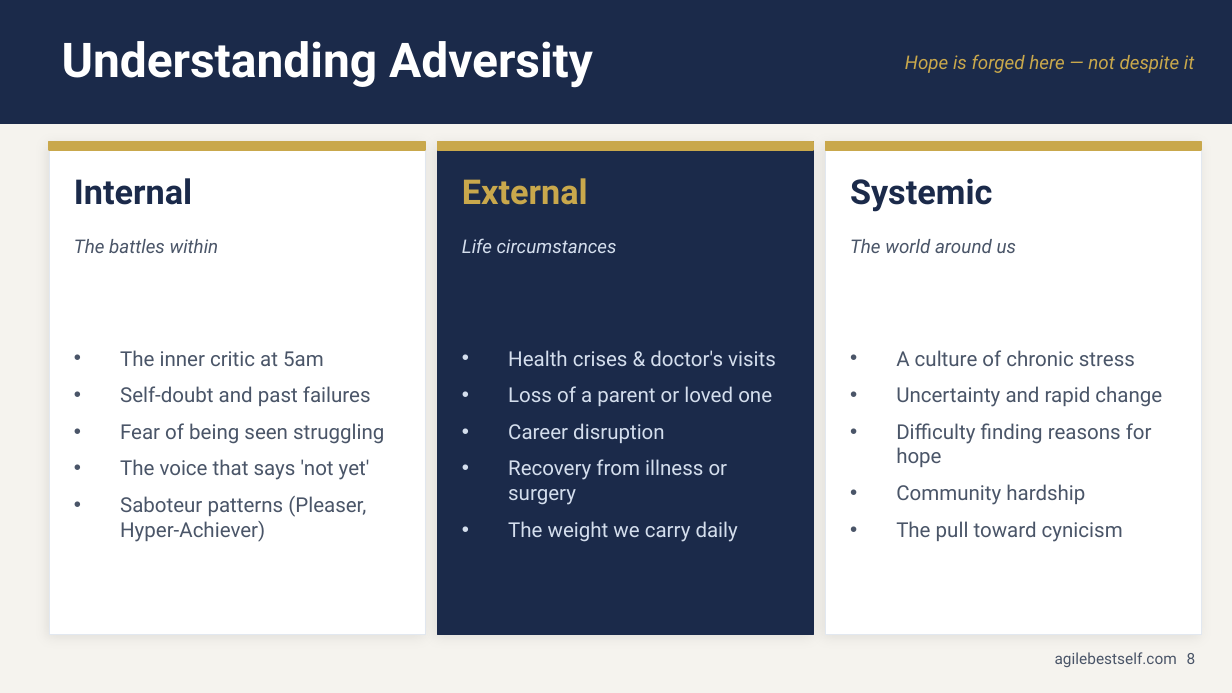
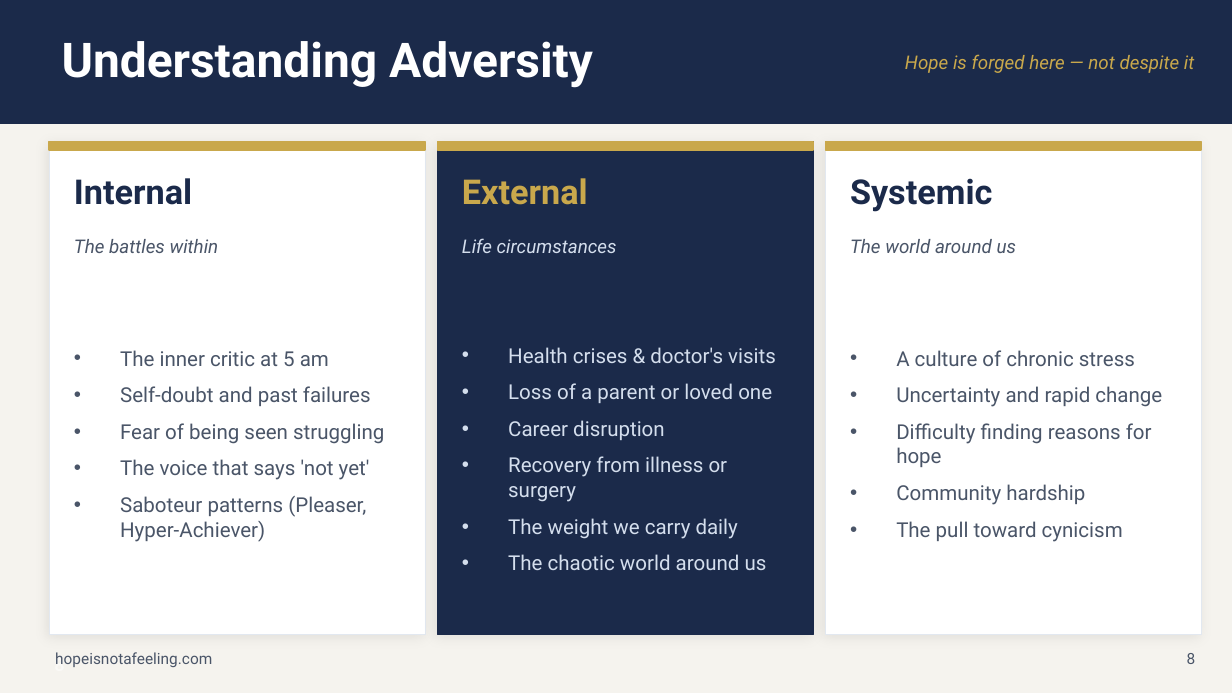
Before and after one commit to brhackerson/the-hope-habit, a slide deck: slide 8 of talks/hope-practice.pptx. Drawn at 1232x693 pixels with LibreOffice and Linux fonts; fonts in the diff are those of the drawing. Boxes give left, top, right and bottom in pixels: in the first picture for what was removed or moved away, otherwise in the second. Text is boxed around its words. In the diff, an @@ line names an element or a change of style, - is before the commit and + after.

```diff
--- a/talks/hope-practice.pptx
+++ b/talks/hope-practice.pptx
@@ text at bbox=[120, 350, 329, 366]: spaces changed @@
-• The inner critic at 5am
+• The inner critic at 5 am
@@ text at bbox=[508, 554, 767, 570]: paragraph added @@
+• The chaotic world around us
@@ page number added at bbox=[54, 655, 64, 664], 10.5 pt, text #FFFFFF at 50% opacity, bold @@
+8
@@ text at bbox=[55, 652, 212, 667]: text changed @@
-agilebestself.com
+hopeisnotafeeling.com
```
Also in this commit, not shown: 17 other slides changed.
